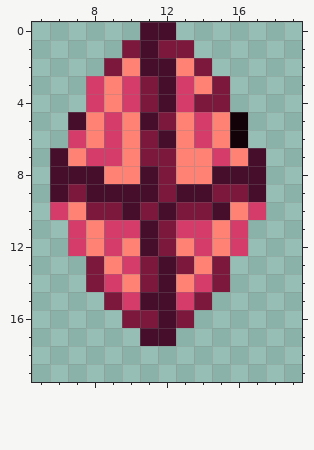
One commit to this pixel-art sprite: game/assets/image/game/artifact_5.png. The picture above was drawn from the file before the commit.
The file is 24x24 pixels. Shown: x 5..19, y 0..19.
Once edited:
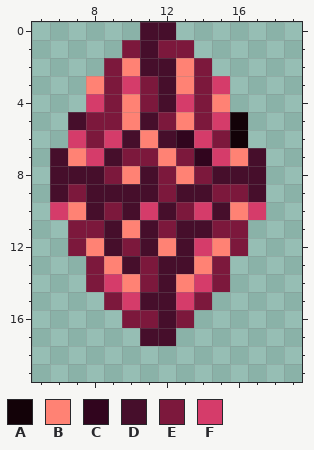
Palette (. is transparent): A #130208  B #ff8274  C #31051e  D #460e2b  E #7c183c  F #d53c6a
Changes in this commit:
The author changed colour E to colour B in row 4 at x 15; in row 6 at x 11; in row 7 at x 12; in row 12 at x 12.
The author changed colour F to colour B in row 3 at x 8 and 13; in row 4 at x 10; in row 11 at x 10.
The author changed colour B to colour C in row 6 at x 13; in row 7 at x 14.
The author changed colour B to colour D in row 6 at x 10; in row 12 at x 13.
The author changed colour E to colour D in row 10 at x 8; in row 13 at x 13.
The author changed colour F to colour D in row 7 at x 9; in row 11 at x 9 and 13 to 14; in row 12 at x 9; in row 13 at x 10.
The author changed colour B to colour E in row 3 at x 9 and 14; in row 4 at x 9; in row 5 at x 8; in row 6 at x 8 and 15; in row 7 at x 10 and 13; in row 8 at x 9 and 14.
The author changed colour B to colour E in row 11 at x 8 and 15; in row 12 at x 10.
The author changed colour F to colour E in row 5 at x 9 and 14; in rows 11 to 12 at x 7 and 16.
The author changed colour B to colour F in row 5 at x 15.
The author changed colour E to colour F in row 3 at x 15; in row 10 at x 11 and 14.
Boxes around the changes in both pictures, in picture pixels (x1, y1, x2, y2):
changed: (68, 76, 248, 274)
